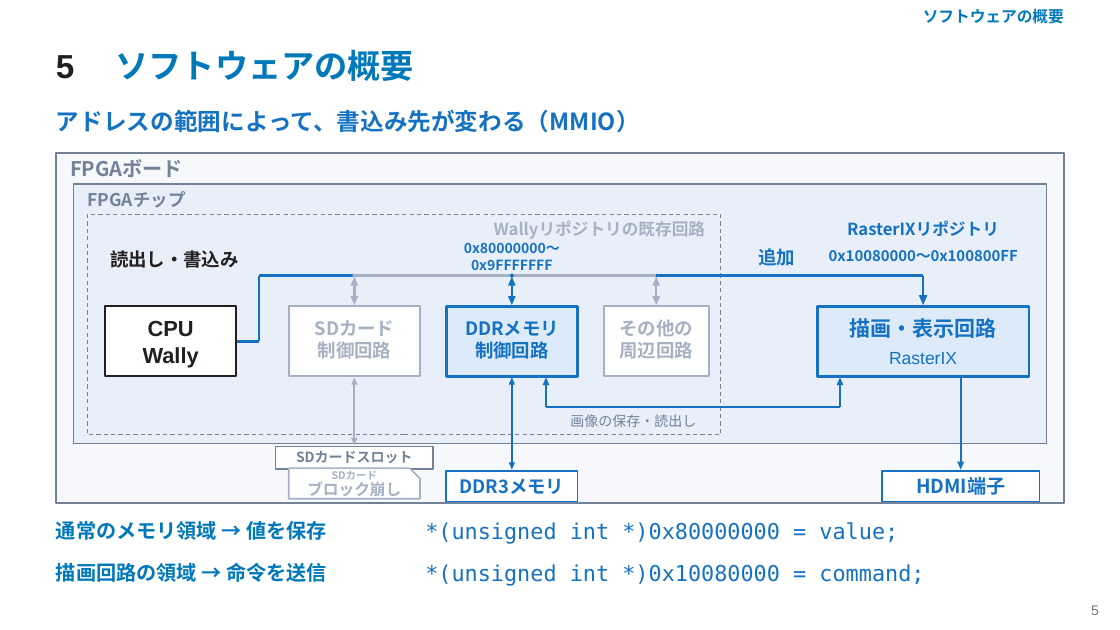
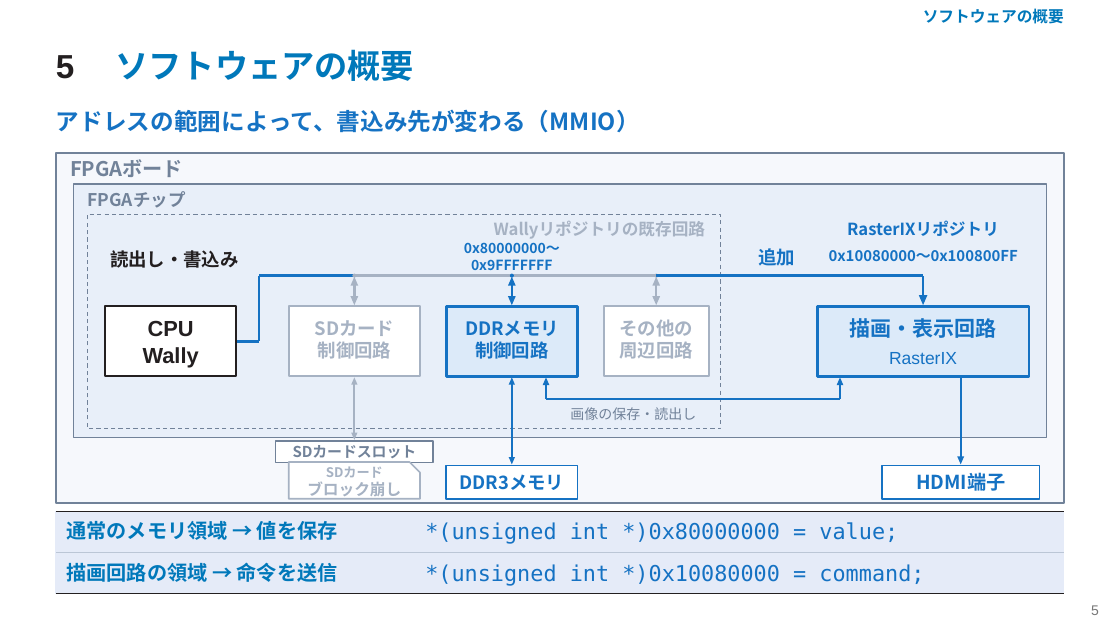
Before and after one commit to SoshiroFujimori/wally-game-console-research, a slide deck: slide 5 of docs/presentation/中間発表_主要事項.pptx. Drawn at 1120x630 pixels with LibreOffice and Linux fonts; fonts in the diff are those of the drawing. Boxes give left, top, right and bottom in pixels: in the first picture for what was removed or moved away, otherwise in the second. Text is boxed around its words. In the diff, an @@ line names an element or a change of style, - is before the commit and + after.

```diff
--- a/docs/presentation/中間発表_主要事項.pptx
+++ b/docs/presentation/中間発表_主要事項.pptx
@@ rectangle: place and size @@
-rectangle at (74,184,1047,444)
+rectangle at (74,184,1047,438)
@@ rectangle: place and size @@
-rectangle at (87,214,721,434)
+rectangle at (87,214,721,429)
@@ freeform shape: place and size @@
-freeform shape at (354,383,355,439)
+freeform shape at (354,383,355,434)
@@ freeform shape: place and size @@
-freeform shape at (511,383,513,463)
+freeform shape at (511,383,513,458)
@@ freeform shape: place and size @@
-freeform shape at (545,384,547,408)
+freeform shape at (545,384,547,400)
@@ freeform shape: place and size @@
-freeform shape at (839,384,841,408)
+freeform shape at (839,384,841,400)
@@ freeform shape: place and size @@
-freeform shape at (960,376,963,464)
+freeform shape at (960,376,963,458)
@@ freeform shape: place and size @@
-freeform shape at (545,406,841,408)
+freeform shape at (545,398,841,400)
@@ text "画像の保存・読出し": place and size @@
-text "画像の保存・読出し" at (570,414,696,427)
+text "画像の保存・読出し" at (570,407,696,420)
@@ text "SDカードスロット" at (293,445,417,463): size 12 to 12.8 pt @@
@@ freeform shape: place and size @@
-freeform shape at (289,468,420,498)
+freeform shape at (289,462,420,499)
@@ text "SDカード" at (326,466,383,478): size 9 to 11.2 pt @@
@@ rectangle: place and size @@
-rectangle at (446,471,577,501)
+rectangle at (446,465,577,499)
@@ rectangle: place and size @@
-rectangle at (882,471,1040,501)
+rectangle at (882,465,1040,499)
@@ 3 freeform shapes, 2 texts, 1 rectangle: place and size @@
-3 freeform shapes, 2 texts, 1 rectangle at (276,438,1005,495)
+3 freeform shapes, 2 texts, 1 rectangle at (276,433,1005,491)
@@ freeform shape added at (55,511,1065,512), fill #231F20 @@
@@ rectangle added at (56,511,1065,593), fill #E5EBF8, outline #E5EBF8 0 pt @@
@@ text "通常のメモリ領域 → 値を保存": place and size @@
-text "通常のメモリ領域 → 値を保存" at (56,521,327,540)
+text "通常のメモリ領域 → 値を保存" at (66,521,338,540)
@@ freeform shape added at (55,552,1065,553), fill #BBC6D6 @@
@@ text "描画回路の領域 → 命令を送信": place and size @@
-text "描画回路の領域 → 命令を送信" at (56,562,327,582)
+text "描画回路の領域 → 命令を送信" at (66,562,338,582)
@@ freeform shape added at (55,593,1065,594), fill #231F20 @@
```
Also in this commit, not shown: 13 other slides changed, 25 other files.
